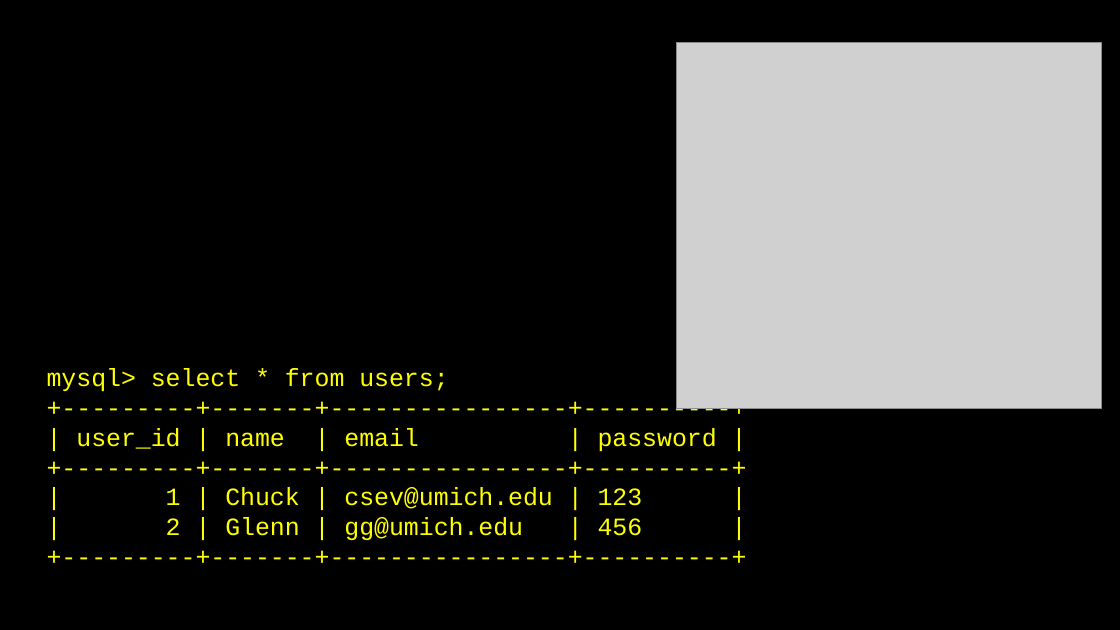
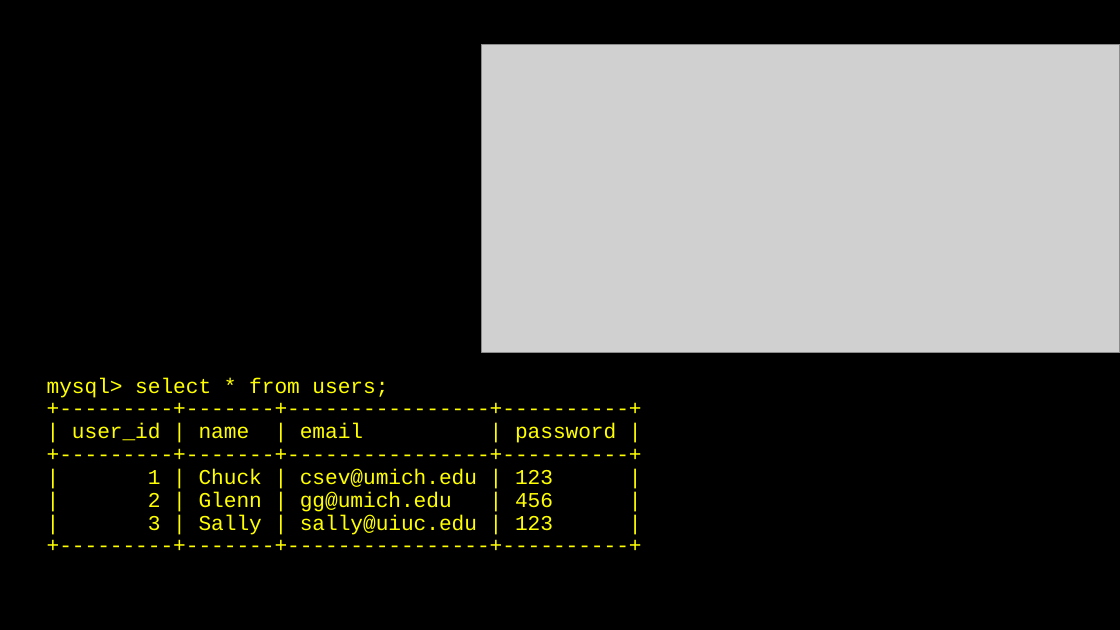
Before and after one commit to csev/wa4e, a slide deck: slide 21 of lectures/PHP-06-MySQL-PDO.ppt. Drawn at 1120x630 pixels with LibreOffice and Linux fonts; fonts in the diff are those of the drawing; grey boxes stand for pictures. Boxes give left, top, right and bottom in pixels: in the first picture for what was removed or moved away, otherwise in the second. Text is boxed around its words. In the diff, an @@ line names an element or a change of style, - is before the commit and + after.

```diff
--- a/lectures/PHP-06-MySQL-PDO.ppt
+++ b/lectures/PHP-06-MySQL-PDO.ppt
@@ picture: place and size @@
-picture at box(676, 43, 1101, 408)
+picture at box(482, 45, 1120, 353)
@@ text at box(47, 378, 616, 512): size 16 to 13.6 pt in "mysql> select * from users;", "+---------+-------+----------------+----------+", "| user_id | name | email | ...", "+---------+-------+----------------+----------+" and 3 more places; line spacing 1 to 0.9 @@
@@ text at box(148, 515, 553, 535): paragraph added @@
+| 3 | Sally | sally@uiuc.edu | 123 |
```
Also in this commit, not shown: 17 other slides changed, 1 slide added, 2 slides removed, 2 other files.
